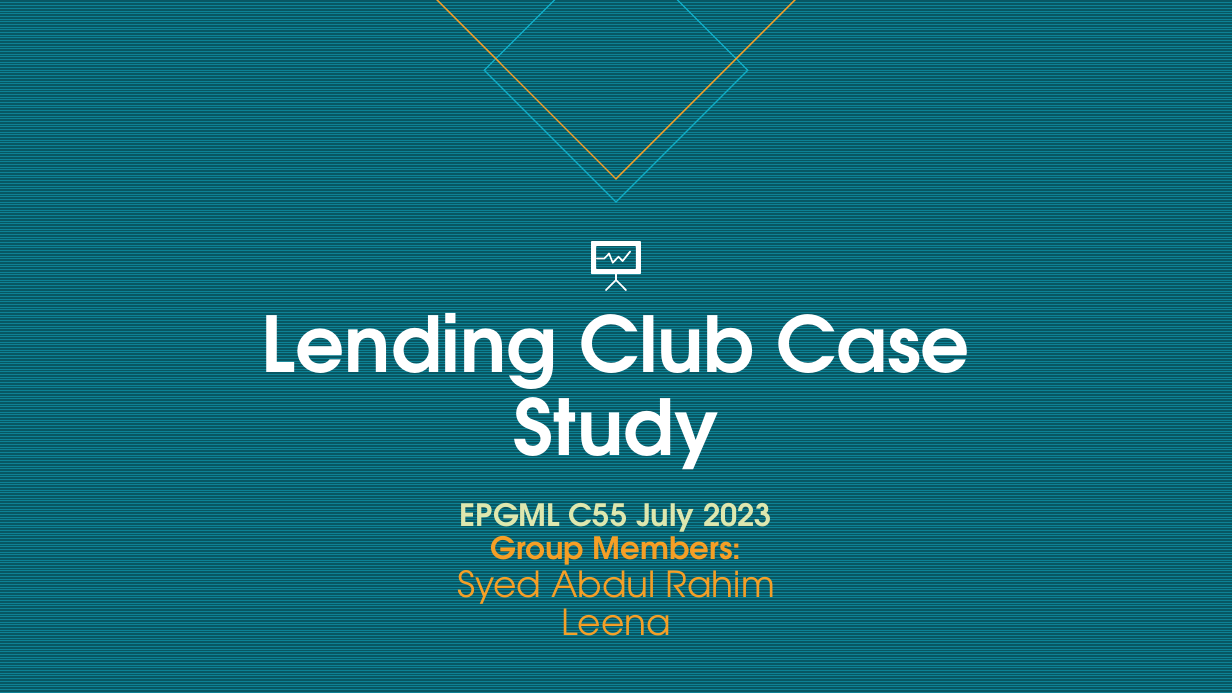
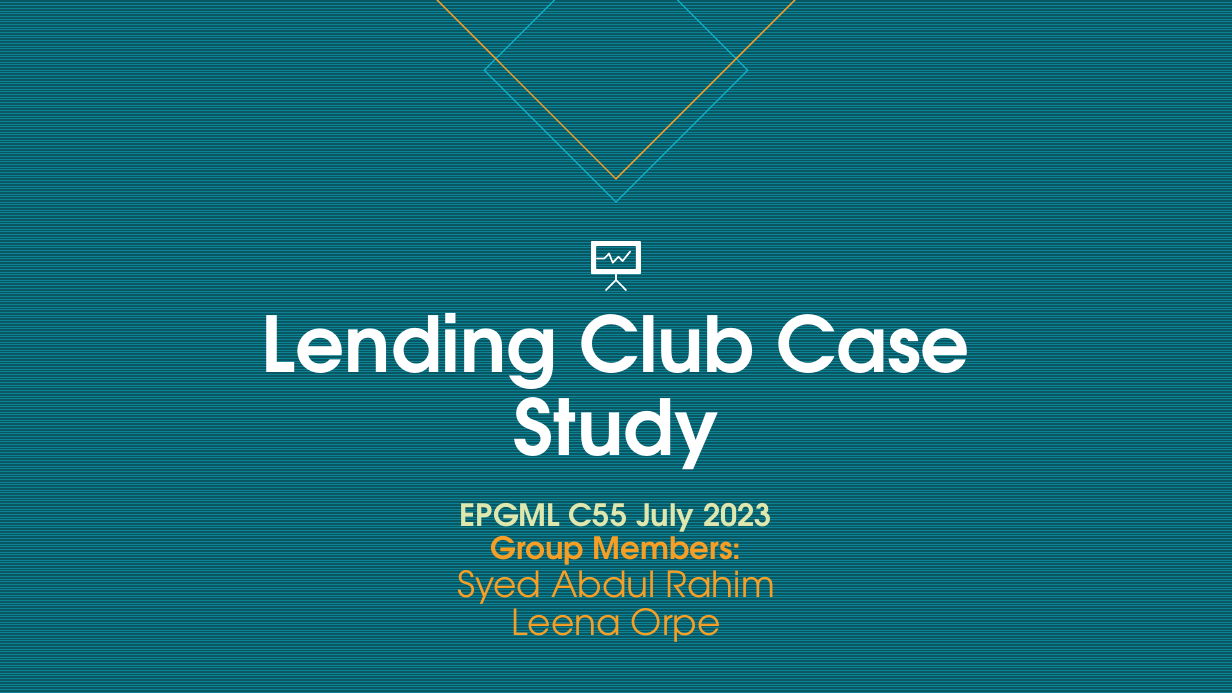
Before and after one commit to sarpsl/LendingClubCaseStudy, a slide deck: slide 1 of Syed_Abdul_Rahim.pptx. Drawn at 1232x693 pixels with LibreOffice and Linux fonts; fonts in the diff are those of the drawing. Boxes give left, top, right and bottom in pixels: in the first picture for what was removed or moved away, otherwise in the second. Text is boxed around its words. In the diff, an @@ line names an element or a change of style, - is before the commit and + after.

```diff
--- a/Syed_Abdul_Rahim.pptx
+++ b/Syed_Abdul_Rahim.pptx
@@ title at (x1=262, y1=288, x2=970, y2=652): text changed @@
-Lending Club Case Study
-EPGML C55 July 2023
-Group Members:
-Syed Abdul Rahim
-Leena
+Lending Club Case Study
+EPGML C55 July 2023
+Group Members:
+Syed Abdul Rahim
+Leena Orpe
```
Also in this commit, not shown: 1 other slide changed, 1 other file.
